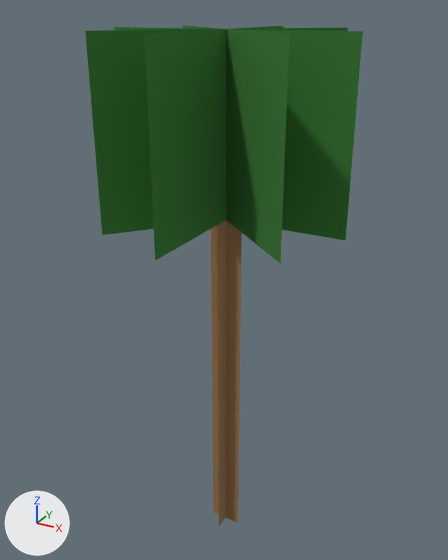
One commit to the glTF model public/tree.gltf: the scene before it, then after it.
One viewpoint serves both versions: a 50 mm camera at (1.0, -1.84, 2.06) aimed at (-0.03, 0.04, 1.12). Arrows for +X, +Y and +Z are at lower left; the lights stay in place. The older version comes first. Where no turn or scale is listed for an object, it has been applied to the vertices.
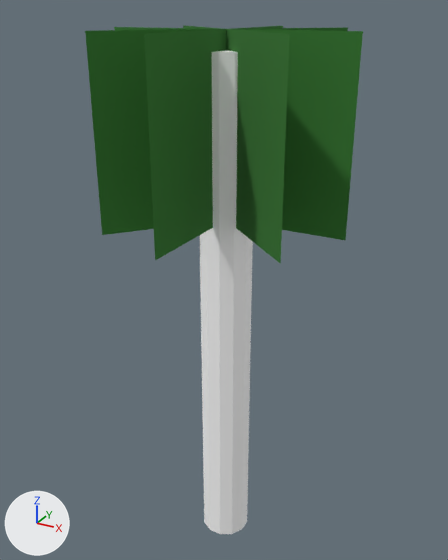
Patch to the scene script:
```diff
--- a/public/tree.gltf.py
+++ b/public/tree.gltf.py
@@ mat_material_2 @@
+mat_material_2 = principled_material('Material_2')
+mat_material_2.base_color = (1.0, 1.0, 1.0)  # white #ffffff
+mat_material_2.roughness = 1.0
@@ me_mesh_6 @@
+me_mesh_6.from_pydata(...)  # 26 vertices, 48 faces; spans x -0.09..0.09, y -0.09..0.09, z -0.94..1.0
+me_mesh_6.materials.append(mat_material_2)  # white #ffffff
@@ ob_cyl @@
+ob_cyl = bpy.data.objects.new('cyl', me_mesh_6)
+ob_cyl.location = (0.0, 0.0, 0.938)
```

Changed parts and their boxes (x1, y1, x2, y2) in the pictures (448 x 560 px):
'cyl', added
    after: (200, 50, 253, 534)
'mesh.001', unchanged, covered by the edit
    before: (211, 220, 242, 523)
'mesh', unchanged, covered by the edit
    before: (217, 220, 226, 526)
